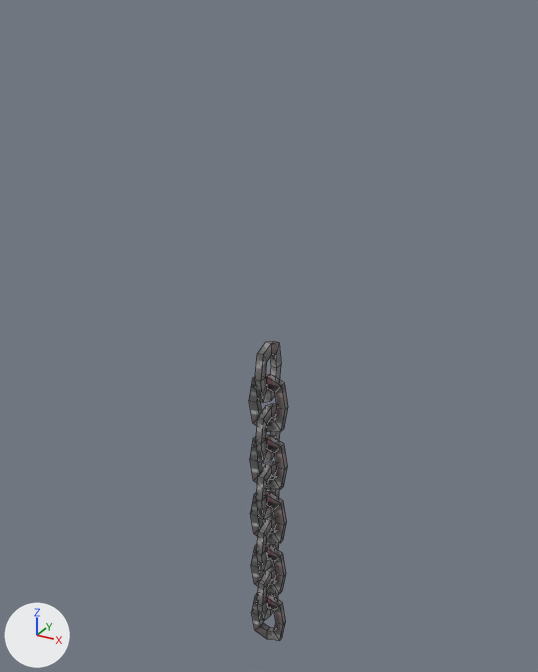
The Blender file Assets/Models/chains.blend, before and after one commit.
Camera for both pictures: a camera (50 mm lens) standing at (2.9, -5.24, 5.86) and looking at (-0.09, 0.2, 3.14). Arrows for +X, +Y and +Z are at lower left; the lights stay in place. Mesh edges are drawn as thin lines.
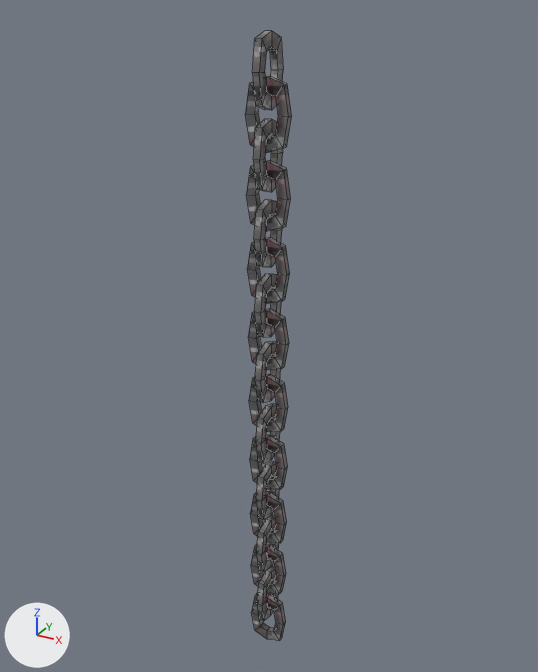
What differs and where, as boxes (x1, y1, x2, y2) in the pictures (538 x 672 px):
```json
{"object": "Plane", "change": "modifiers changed", "before": [249, 341, 288, 641], "after": [245, 30, 292, 641], "on screen": "20% wider, 103% taller"}
```

Scene script edits in JSON lines:
```json
{"block": "ob_plane", "where": "_m = ob_plane.modifiers.new('Array', 'ARRAY')"}
{"op": "set", "path": "_m.count", "old": "5", "new": "9"}
```
